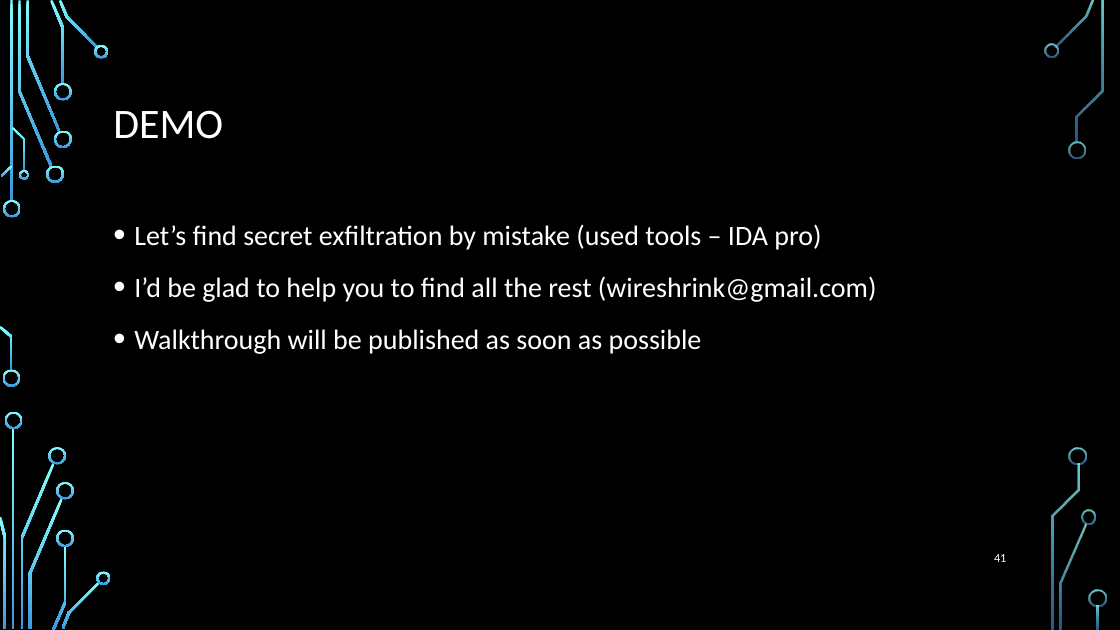
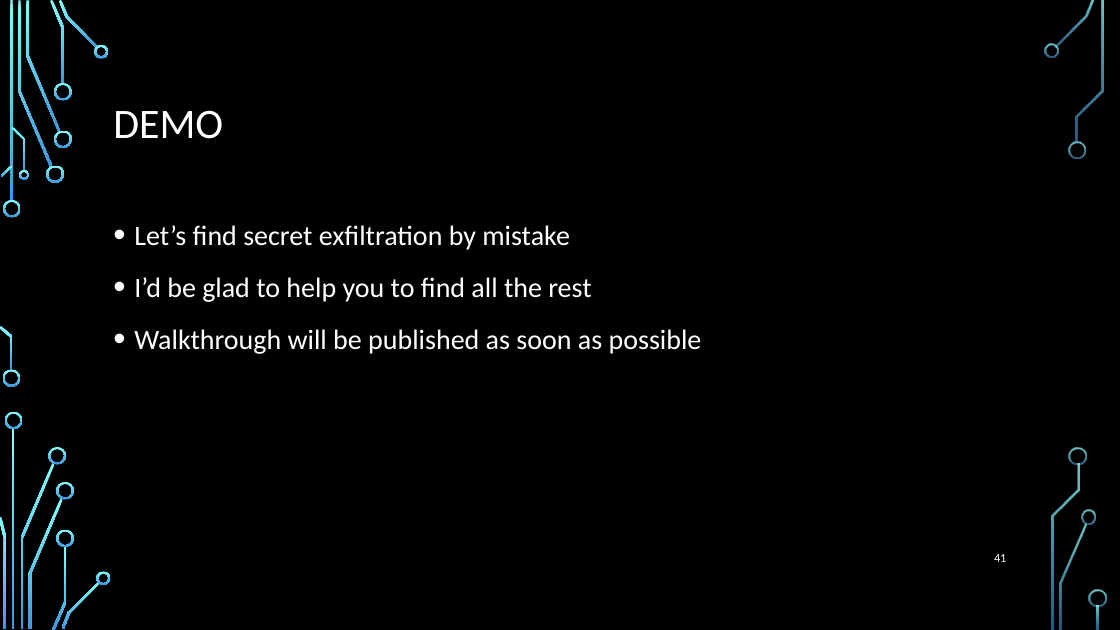
Before and after one commit to wireshrink/RECONMTL-2017, a slide deck: slide 41 of docs/SGX Enclave Programming - Common Mistakes.pptx. Drawn at 1120x630 pixels with LibreOffice and Linux fonts; fonts in the diff are those of the drawing; background and template pictures are left out. Boxes give left, top, right and bottom in pixels: in the first picture for what was removed or moved away, otherwise in the second. Text is boxed around its words. In the diff, an @@ line names an element or a change of style, - is before the commit and + after.

```diff
--- a/docs/SGX Enclave Programming - Common Mistakes.pptx
+++ b/docs/SGX Enclave Programming - Common Mistakes.pptx
@@ text at (x1=134, y1=225, x2=591, y2=302): text changed @@
-• Let’s find secret exfiltration by mistake (used tools – IDA pro)
-• I’d be glad to help you to find all the rest (wireshrink@gmail.com)
+• Let’s find secret exfiltration by mistake
+• I’d be glad to help you to find all the rest
```
Also in this commit, not shown: 5 other slides changed, 8 other files.
